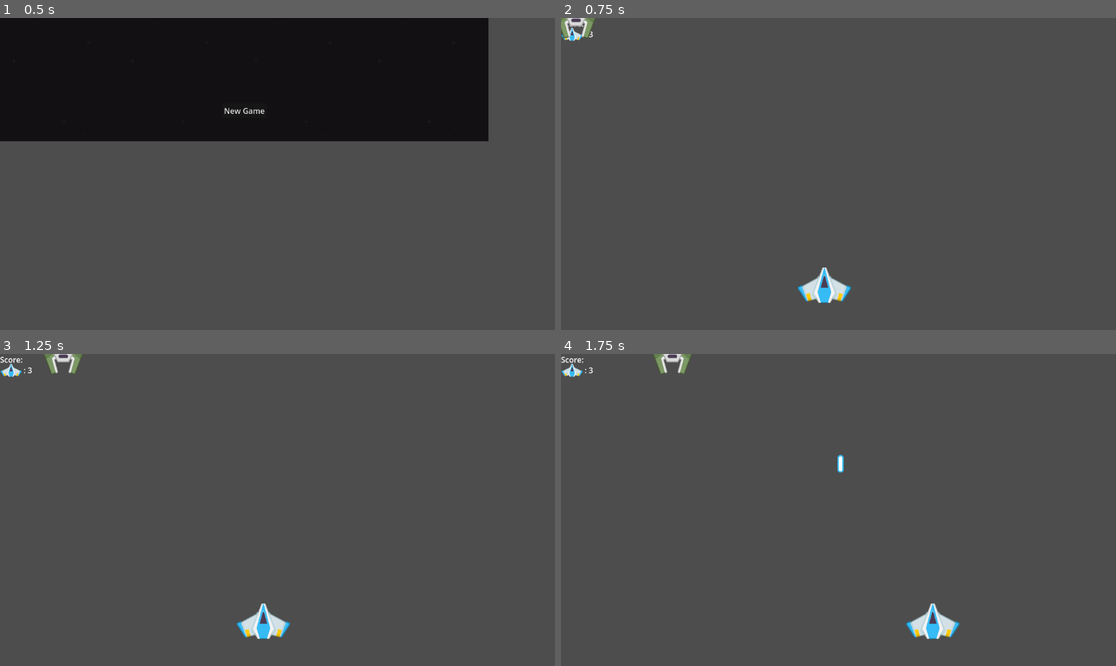
Above: before the commit, frames 1-4 (two rows, left to right).
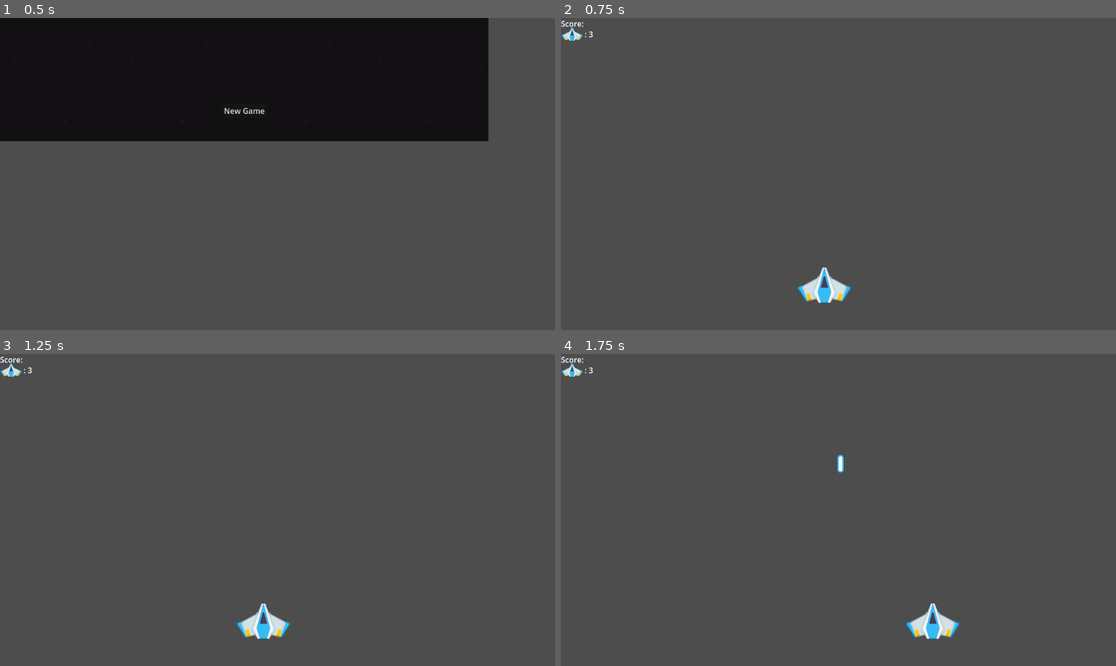
Above: after the commit, the same moments.

Repository: xPvtPancakes/space_shooter
Game: Godot game, scene res://Scenes/main_menu.tscn
Same seed, same stepped clock (60 frames per second), same inputs: the game is played once before the commit and once after it.
Inputs:
- Up to frame 1 (0.5 s): no input
- Up to frame 2 (0.75 s): click "New Game" at 0.5 s
- Up to frame 3 (1.25 s): no input
- Up to frame 4 (1.75 s): hold D (Right) from 1.28 s (still down); tap Space (Space) at 1.35 s

Frame 1 is identical in both runs. In frame 2, 0.2% of the frame differs, in the area x 0-7%, y 0-7%; in frame 3, 0.2%; in frame 4, 0.2%, in the area x 16-24%, y 0-7%.
Error before the commit: Invalid access to property or key 'x' on a base object of type 'PathFollow2D'. (res://Scripts/green_enemy.gd:10)

Commit message:
spawn enemies and movement

Diff:
--- a/Scenes/blue_shot.tscn
+++ b/Scenes/blue_shot.tscn
@@ -20,5 +20,8 @@
 [node name="CollisionShape2D" type="CollisionShape2D" parent="blue_shot"]
 shape = SubResource("RectangleShape2D_0jbwq")
 
+[node name="VisibleOnScreenNotifier2D" type="VisibleOnScreenNotifier2D" parent="blue_shot"]
+
 [connection signal="body_entered" from="blue_shot" to="blue_shot" method="_on_body_entered"]
 [connection signal="body_shape_entered" from="blue_shot" to="blue_shot" method="_on_body_shape_entered"]
+[connection signal="screen_exited" from="blue_shot/VisibleOnScreenNotifier2D" to="blue_shot" method="_on_visible_on_screen_notifier_2d_screen_exited"]
--- a/Scenes/enemy_fire.tscn
+++ b/Scenes/enemy_fire.tscn
@@ -19,4 +19,7 @@
 region_enabled = true
 region_rect = Rect2(854, 640, 10, 36)
 
+[node name="VisibleOnScreenNotifier2D" type="VisibleOnScreenNotifier2D" parent="."]
+
 [connection signal="body_entered" from="." to="." method="_on_body_entered"]
+[connection signal="screen_exited" from="VisibleOnScreenNotifier2D" to="." method="_on_visible_on_screen_notifier_2d_screen_exited"]
--- a/Scenes/game.tscn
+++ b/Scenes/game.tscn
@@ -8,15 +8,15 @@
 
 [sub_resource type="Curve2D" id="Curve2D_lqaam"]
 _data = {
-"points": PackedVector2Array(0, 0, 0, 0, -83, 50, 0, 0, 0, 0, 1184, 49, 0, 0, 0, 0, 1206, 393, 0, 0, 0, 0, -92, 396, 0, 0, 0, 0, -83, 50, 0, 0, 0, 0, -96, 222)
+"points": PackedVector2Array(5.54611, -1.44759, -5.54611, 1.44759, 1184, 49, 0, 0, 0, 0, 1206, 403.091, 0, 0, 0, 0, -280.713, 417.273, 0, 0, 0, 0, -294.228, 51.3819, 0, 0, 0, 0, 1184, 49)
 }
-point_count = 6
+point_count = 5
 
 [node name="Game" type="Node2D"]
 script = ExtResource("1_v63fr")
 
 [node name="blue_ship" parent="." instance=ExtResource("2_g10mx")]
-position = Vector2(-266, 89)
+position = Vector2(-242, 450)
 
 [node name="Score" type="Label" parent="."]
 offset_right = 152.0
@@ -51,15 +51,16 @@
 one_shot = true
 
 [node name="EnemyTimer" type="Timer" parent="."]
+wait_time = 5.0
 
 [node name="EnemySpawn" type="Path2D" parent="."]
-position = Vector2(65.4794, -28.8703)
-scale = Vector2(0.254992, 0.976945)
+position = Vector2(-270.691, -28.2309)
+scale = Vector2(0.221966, 0.705129)
 curve = SubResource("Curve2D_lqaam")
 
 [node name="EnemySpawnLocation" type="PathFollow2D" parent="EnemySpawn"]
-position = Vector2(-83, 50)
-rotation = -0.000789266
+position = Vector2(1184, 49)
+rotation = 2.88628
 
 [connection signal="timeout" from="StartTimer" to="." method="_on_start_timer_timeout"]
 [connection signal="timeout" from="EnemyTimer" to="." method="_on_enemy_timer_timeout"]
--- a/Scenes/green_enemy.tscn
+++ b/Scenes/green_enemy.tscn
@@ -28,4 +28,8 @@
 wait_time = 0.25
 autostart = true
 
+[node name="VisibleOnScreenNotifier2D" type="VisibleOnScreenNotifier2D" parent="."]
+
+[connection signal="timeout" from="ShootTimer" to="." method="_on_shoot_timer_timeout"]
 [connection signal="timeout" from="MoveTimer" to="." method="_on_timer_timeout"]
+[connection signal="screen_exited" from="VisibleOnScreenNotifier2D" to="." method="_on_visible_on_screen_notifier_2d_screen_exited"]
--- a/Scripts/game.gd
+++ b/Scripts/game.gd
@@ -14,7 +14,7 @@
 	PlayerVariables.connect("player_health", _on_health_change)
 	$Lives_label.text = ": " + str(player_health)
 	New_game()
-	spawn_enemies()
+	#spawn_enemies()
 
 
 
@@ -51,10 +51,14 @@
 	#
 	#add_child(enemy)
 
-func spawn_enemies():
+#func spawn_enemies():
+func _on_enemy_timer_timeout():
+	#var e = enemy.instantiate()
 	var e = enemy.instantiate()
 	#var pos = Vector2(x * (16 + 8) + 24, 16 * 4 + y * 16)
 	var enemy_spawn_location = $EnemySpawn/EnemySpawnLocation
+	enemy_spawn_location.progress_ratio = randf()
+	e.position = enemy_spawn_location.position
 
 	add_child(e)
 	e.start(enemy_spawn_location)
--- a/Scripts/green_enemy.gd
+++ b/Scripts/green_enemy.gd
@@ -1,32 +1,49 @@
 extends CharacterBody2D
 
 @export var enemy_fire : PackedScene
-var start_position = Vector2.ZERO
+#var start_position = Vector2.ZERO
 var speed = 0
 @onready var screensize = get_viewport_rect().size
 
 func start(pos):
 	speed = 200
-	position = Vector2(pos.x, -pos.y)
-	start_position = pos
+	#position = Vector2(pos.x, -pos.y)
+	#start_position = pos
 	await get_tree().create_timer(randf_range(0.25, 0.55)).timeout
-	var tween = create_tween().set_trans(Tween.TRANS_BACK)
-	tween.tween_property(self, "position:y", start_position.y, 1.4)
-	await tween.finished
+	#var tween = create_tween().set_trans(Tween.TRANS_BACK)
+	#tween.tween_property(self, "position:y", start_position.y, 1.4)
+	#await tween.finished
 	$MoveTimer.wait_time = randf_range(5, 20)
 	$MoveTimer.start()
-	$ShootTimer.wait_time = randf_range(4,20)
+	$ShootTimer.wait_time = randf_range(1, 3)
 	$ShootTimer.start()
 
+
+
 func _process(delta):
+
 	position.x += speed * delta
+	if position.x >= screensize.x &&  speed * delta > 0:
+		position.y += 50
+		speed = speed * -1.02
+		position.x += speed * delta
+	if position.x <= 0:
+		position.y += 50
+		speed = speed * -1.2
+		position.x += speed * delta
 
-	if position.x > screensize.x + 32:
-		start(start_position)
+func _on_visible_on_screen_notifier_2d_screen_exited():
+	queue_free()
+
+
 
 
 func shooting():
 	var b = enemy_fire.instantiate()
 	get_tree().root.add_child(b)
 	b.transform = $Guns.global_transform
-	pass
+
+
+
+func _on_shoot_timer_timeout():
+	shooting()
